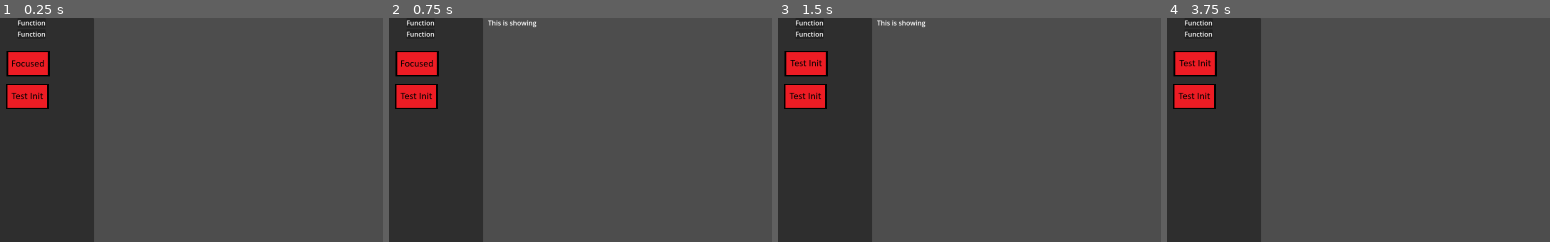
Above: before the commit, frames 1-4 (left to right).
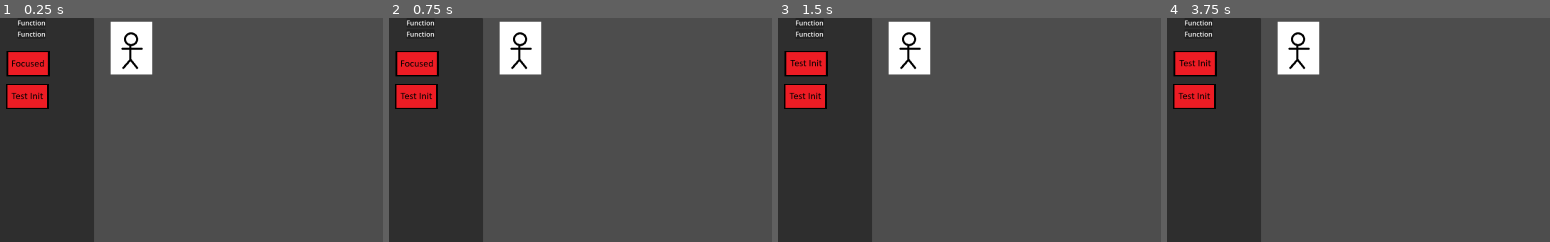
Above: after the commit, the same moments.

Repository: HumaidEbrahim/Arcademia
Game: Godot game, scene res://ui/blocks/scenes/main_ui.tscn
Two runs of this game, one before a commit and one after it. Both use one fixed random seed, a clock stepped at 60 frames per second and the inputs below. The project has no main scene, so this scene is started directly.
Inputs (mouse positions are % of the whole screen's width and height, from its top left):
- Up to frame 1 (0.25 s): no input
- Up to frame 2 (0.75 s): click (4, 10) at 0.52 s
- Up to frame 3 (1.5 s): click "Run sequence" at 1.25 s
- Up to frame 4 (3.75 s): click "Clear sequence" at 2 s; click (4, 10) at 2.77 s; click "Run sequence" at 3.5 s
The pictures show only the part of the screen within x 0-50%, y 0-50%; the shares and areas given below are measured in that part.

The runs differ from the first frame. In frame 1, 2.6% of the frame differs, in the area x 28-40%, y 1-26%; in frame 2, 2.7%, in the area x 25-40%, y 0-26%; in frame 3, 2.7%; in frame 4, 2.6%.

Commit message:
Gaby told me to push
I did a bunch of stuff (including adding this bad commit message).

Giving Gaby stuff to play with (she knows what to do)

Diff:
--- a/ui/blocks/scenes/main_ui.tscn
+++ b/ui/blocks/scenes/main_ui.tscn
@@ -1,10 +1,16 @@
-[gd_scene load_steps=6 format=3 uid="uid://c4phshtsyfg0g"]
+[gd_scene load_steps=9 format=3 uid="uid://c4phshtsyfg0g"]
 
 [ext_resource type="Script" uid="uid://ciadw632faq78" path="res://ui/blocks/scripts/main_ui.gd" id="1_bqloa"]
 [ext_resource type="PackedScene" uid="uid://boir3nv0xdyjh" path="res://ui/blocks/scenes/function_block.tscn" id="1_hqxx3"]
 [ext_resource type="Texture2D" uid="uid://dvv183ecruxmd" path="res://assets/RuansTestingBtns/Test_init.png" id="2_5b30w"]
 [ext_resource type="Texture2D" uid="uid://c6da3scxvj1mu" path="res://assets/RuansTestingBtns/Test_press.png" id="3_bqloa"]
 [ext_resource type="Texture2D" uid="uid://xffekfsf3ji8" path="res://assets/RuansTestingBtns/Test_focus.png" id="5_kfyrt"]
+[ext_resource type="Script" uid="uid://23w4fakj588m" path="res://ui/blocks/scripts/do_something_btn.gd" id="6_ot0qh"]
+[ext_resource type="Texture2D" uid="uid://co46fgqiwys6" path="res://assets/RuansTestingStickmen/sticky.png" id="7_whp6t"]
+
+[sub_resource type="CapsuleShape2D" id="CapsuleShape2D_eyw15"]
+radius = 31.0
+height = 104.0
 
 [node name="MainUI" type="Control"]
 layout_mode = 3
@@ -54,6 +60,8 @@
 texture_normal = ExtResource("2_5b30w")
 texture_pressed = ExtResource("3_bqloa")
 texture_focused = ExtResource("5_kfyrt")
+script = ExtResource("6_ot0qh")
+target_sprite = NodePath("../../../../GameArea/SubViewportContainer/SubViewport/Player")
 
 [node name="do_something2" type="Control" parent="HBoxContainer/FunctionPanel/VBoxContainer"]
 layout_mode = 2
@@ -80,16 +88,17 @@
 size = Vector2i(1300, 1080)
 render_target_update_mode = 4
 
-[node name="justAPopup" type="Control" parent="HBoxContainer/GameArea/SubViewportContainer"]
-layout_mode = 2
+[node name="Player" type="Area2D" parent="HBoxContainer/GameArea/SubViewportContainer/SubViewport"]
+position = Vector2(78, 73)
+metadata/_edit_group_ = true
 
-[node name="lblShow" type="Label" parent="HBoxContainer/GameArea/SubViewportContainer/justAPopup"]
-layout_mode = 0
-offset_right = 40.0
-offset_bottom = 23.0
-text = "This is showing"
-horizontal_alignment = 1
-vertical_alignment = 1
+[node name="Sprite2D" type="Sprite2D" parent="HBoxContainer/GameArea/SubViewportContainer/SubViewport/Player"]
+texture = ExtResource("7_whp6t")
+
+[node name="CollisionShape2D" type="CollisionShape2D" parent="HBoxContainer/GameArea/SubViewportContainer/SubViewport/Player"]
+position = Vector2(-2, -2)
+rotation = -3.14159
+shape = SubResource("CapsuleShape2D_eyw15")
 
 [node name="ScriptPanel" type="PanelContainer" parent="HBoxContainer"]
 custom_minimum_size = Vector2(300, 0)
@@ -120,6 +129,5 @@
 offset_bottom = 1062.0
 text = "Clear sequence"
 
-[connection signal="pressed" from="HBoxContainer/FunctionPanel/VBoxContainer/do_something/doSomethingBtn" to="." method="_on_do_something_btn_pressed"]
 [connection signal="pressed" from="HBoxContainer/ScriptPanel/RunClear/Run" to="." method="_on_run_pressed"]
 [connection signal="pressed" from="HBoxContainer/ScriptPanel/RunClear/Clear" to="." method="_on_clear_pressed"]
--- /dev/null
+++ b/ui/blocks/scripts/do_something_btn.gd
@@ -0,0 +1,28 @@
+extends TextureButton
+
+signal finished
+
+@export var target_sprite: NodePath
+
+# Called when the node enters the scene tree for the first time.
+func _ready() -> void:
+	pass
+
+# Called every frame. 'delta' is the elapsed time since the previous frame.
+func _process(delta: float) -> void:
+	pass
+
+func spriteAnimation() -> void:
+	var sprite = get_node(target_sprite) as Area2D
+
+	sprite.position.x += 50
+
+	#add delay
+	await get_tree().create_timer(0.5).timeout
+
+	#IMPORTANT - Send finished signal so next item in que can start
+	emit_signal("finished")
+
+
+func _on_pressed() -> void:
+	pass
--- a/ui/blocks/scripts/main_ui.gd
+++ b/ui/blocks/scripts/main_ui.gd
@@ -1,15 +1,12 @@
 extends Control
 
+#Array to store execution commands
 var executeQue:Array = []
 
 # Called when the node enters the scene tree for the first time.
 func _ready() -> void:
 	#Grab focus on launch
 	$HBoxContainer/FunctionPanel/VBoxContainer/do_something/doSomethingBtn.grab_focus()
-
-	#temp feedback item (can be deleted if RUAN says so)
-	$HBoxContainer/GameArea/SubViewportContainer/justAPopup.hide();
-
 
 # Called every frame. 'delta' is the elapsed time since the previous frame.
 func _process(delta: float) -> void:
@@ -22,24 +19,13 @@
 		var runClearBtns = $HBoxContainer/ScriptPanel/RunClear
 
 		if ( focusedItem and functionsPanel.is_ancestor_of(focusedItem) ):
-			#add to script panel
-			var copy = focusedItem.duplicate()
-			scriptQuePanel.add_child(copy)
+			execute_FunctionsPanel(focusedItem, scriptQuePanel)
 
 		elif ( focusedItem and scriptQuePanel.is_ancestor_of(focusedItem) ):
-			pass
+			execute_ScriptPanel(focusedItem)
 
 		elif (focusedItem and runClearBtns.is_ancestor_of(focusedItem) ):
-
-			#associate buttons
-			var runBtn = runClearBtns.get_child(0)
-			var clearBtn = runClearBtns.get_child(1)
-
-			#Trigger runBtn or ClearBtn
-			if (focusedItem == runBtn ):
-				runBtn.emit_signal("pressed")
-			elif (focusedItem == clearBtn):
-				clearBtn.emit_signal("pressed")
+			const_buttons_ScriptPanel(focusedItem, runClearBtns)
 
 	#listen to when S button is pressed
 	if Input.is_action_just_pressed("btn_2"):
@@ -59,6 +45,9 @@
 	for action in executeQue:
 		action.emit_signal("pressed")
 
+		#Wait for first button to send finished signal
+		await action.finished
+
 func _on_clear_pressed() -> void:
 	var scriptQuePanel = $HBoxContainer/ScriptPanel/VBoxContainer
 
@@ -71,6 +60,9 @@
 func populateActionsArray() -> void:
 	var scriptQuePanel = $HBoxContainer/ScriptPanel/VBoxContainer
 
+	#Stop executeQue from being inflated by repeated runs without clear
+	executeQue.clear();
+
 	for child in scriptQuePanel.get_children():
 		executeQue.append(child)
 
@@ -81,6 +73,24 @@
 	elif (itemToToggle.visible == true):
 		itemToToggle.hide()
 
-func _on_do_something_btn_pressed() -> void:
-	#Add to execute que
-	toggleShow($HBoxContainer/GameArea/SubViewportContainer/justAPopup)
+#Happens when Btn_1 is pressed during functions panel focus
+func execute_FunctionsPanel( button : Object, locationToPut : Object ) -> void:
+	#add to script panel
+	var copy = button.duplicate()
+	locationToPut.add_child(copy)
+
+#Happens when Btn_1 is pressed during ScriptPanel focus
+func execute_ScriptPanel(button : Object, _location : Object = null) -> void:
+	pass
+
+#Happens when Btn_1 is pressed on the Run/Clear buttons
+func const_buttons_ScriptPanel(button : Object, location : Object) -> void:
+	#associate buttons
+	var runBtn = location.get_child(0)
+	var clearBtn = location.get_child(1)
+
+	#Trigger runBtn or ClearBtn
+	if (button == runBtn ):
+		runBtn.emit_signal("pressed")
+	elif (button == clearBtn):
+		clearBtn.emit_signal("pressed")
Binary file added: assets/RuansTestingStickmen/sticky.png
Not shown, added: assets/RuansTestingStickmen/sticky.png.import
Not shown, added: ui/blocks/scripts/do_something_btn.gd.uid
